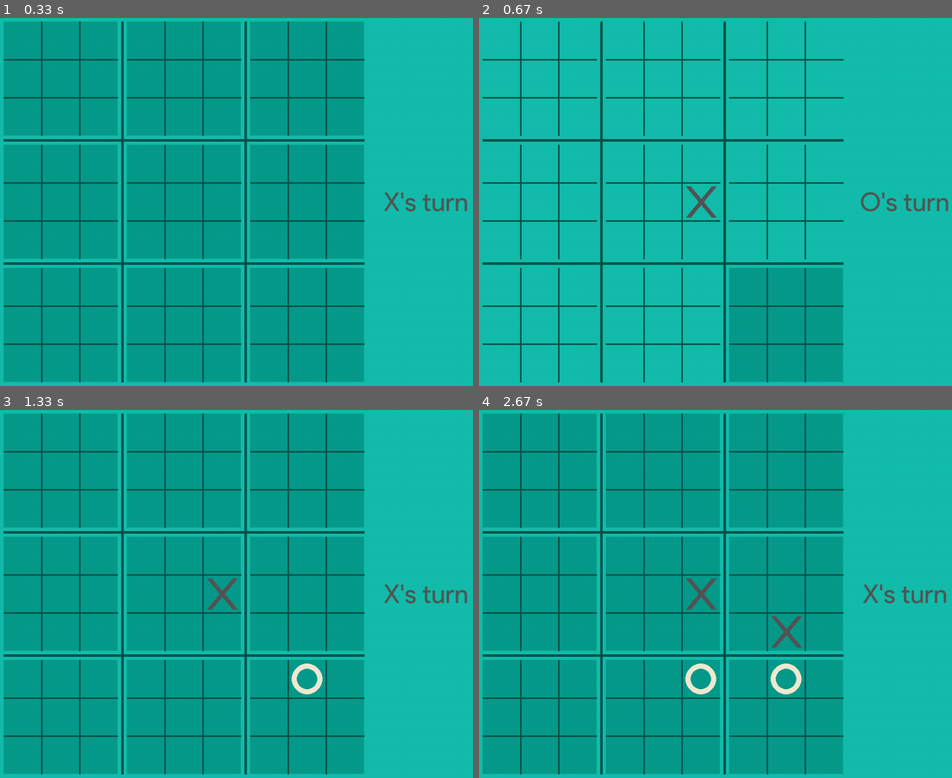
Above: before the commit, frames 1-4 (two rows, left to right).
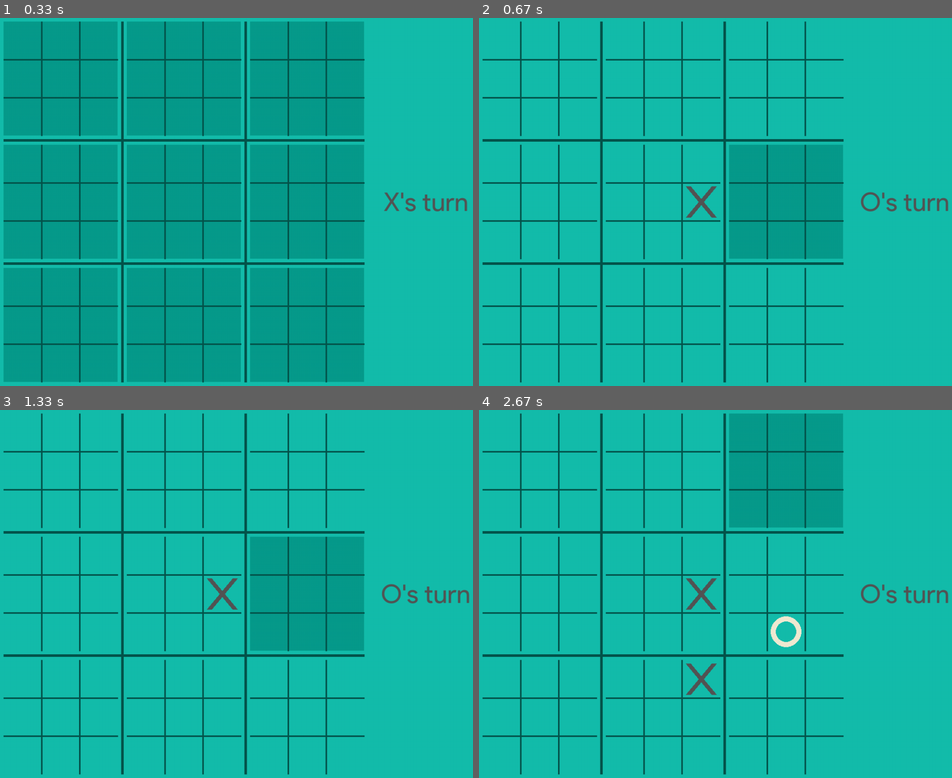
Above: after the commit, the same moments.

Repository: moderateblue/ultimate-tictactoe-using-AI
Game: pygame game, started from pygame_ttt.py
Two runs of this game, one before a commit and one after it. Both use one fixed random seed, a clock stepped at 60 frames per second and the inputs below.
Inputs (mouse positions are in pixels of both pictures, inside the frame that each line leads up to):
- Up to frame 1 (0.33 s): no input
- Up to frame 2 (0.67 s): click (701, 216) at 0.38 s
- Up to frame 3 (1.33 s): click (288, 674) at 0.72 s
- Up to frame 4 (2.67 s): click (776, 627) at 1.55 s; click (696, 689) at 2.38 s

Frame 1 is identical in both runs. In frame 2, 14% of the frame differs, in the area x 52-77%, y 34-99%; in frame 3, 56%, in the area x 0-100%, y 1-99%; in frame 4, 56%.

Commit message:
proper input

Diff:
--- a/pygame_ttt.py
+++ b/pygame_ttt.py
@@ -116,7 +116,7 @@
         global prev_small_spot
         prev_small_spot = small
 
-'''-----------------------------------------------'''
+'''^^^^^^^^^^^^^^^^^^^Game Code^^^^^^^^^^^^^^^^^^^'''
 
 def draw_o(big, small):
     circlex = ((big - 1) % 3) * 240 + ((small - 1) % 3) * 74 + 9 + 37
@@ -141,9 +141,6 @@
 
 #run game
 run = True
-
-#test toggle
-toggle = True
 
 while run:
     for event in pygame.event.get():
@@ -171,20 +168,34 @@
                     small_coord = small_x + 1 + small_y * 3
                     print(large_coord, small_coord)
 
+                    #large and small coord start at 1
+                        #necessary for determining where to draw
+                        #but ult_board and array index start at 0
                     if turn:
-                        draw_x(large_coord, small_coord)
+                        if (large_coord == prev_small_spot or prev_small_spot == 0) and ult_board[large_coord-1].get(small_coord-1) == ' ':
+                            draw_x(large_coord, small_coord)
+                            #turn = True (X) False (O)
+                            ult_board[large_coord-1].change(small_coord-1, True)
+                            turn = not turn
+                            prev_small_spot = small_coord
+
                     else:
-                        draw_o(large_coord, small_coord)
-
-                    prev_small_spot = small_coord
-
-                if toggle:
-                    grid_colors[0:8] = [TRANSPARENT for x in grid_colors[0:8]]
-                    toggle = not toggle
-                else:
-                    grid_colors[0:8] = [AQUAMARINE for x in grid_colors[0:8]]
-                    toggle = not toggle
-                turn = not turn
+                        if (large_coord == prev_small_spot or prev_small_spot == 0) and ult_board[large_coord-1].get(small_coord-1) == ' ':
+                            draw_o(large_coord, small_coord)
+                            #turn = True (X) False (O)
+                            ult_board[large_coord-1].change(small_coord-1, False)
+                            turn = not turn
+                            prev_small_spot = small_coord
+
+                    print("prev_small_spot", prev_small_spot)
+
+
+                    if prev_small_spot == 0:
+                        grid_colors[0:9] = [AQUAMARINE for x in grid_colors[0:9]]
+                    else:
+                        grid_colors[0:9] = [TRANSPARENT for x in grid_colors[0:9]]
+                        grid_colors[prev_small_spot-1] = AQUAMARINE
+                        print(grid_colors)
 
         sboards.blit(lines, (0, 0))
         screen.blit(sboards, (0, 0))
@@ -209,7 +220,7 @@
 
     for i in range(3):
         for j in range(3):
-            pygame.draw.rect(sboards, grid_colors[(i+1) * (j+1) - 1], [9 + 18 * j + 222 * j, 9 + 18 * i + 222 * i, 222, 222])
+            pygame.draw.rect(sboards, grid_colors[i * 3 + j], [9 + 18 * j + 222 * j, 9 + 18 * i + 222 * i, 222, 222])
             pygame.draw.line(lines, DARKCYAN, [9 + 74 + 240 * j, 9 + 240 * i], [9 + 74 + 240 * j, 9 + 240 * i + 222], width=3)
             pygame.draw.line(lines, DARKCYAN, [9 + 148 + 240 * j, 9 + 240 * i], [9 + 148 + 240 * j, 9 + 240 * i + 222], width=3)
             pygame.draw.line(lines, DARKCYAN, [9 + 240 * i, 9 + 74 + 240 * j], [9 + 240 * i + 222, 9 + 74 + 240 * j], width=3)
--- /dev/null
+++ b/tempCodeRunnerFile.py
@@ -0,0 +1 @@
+TRANSPARENT
